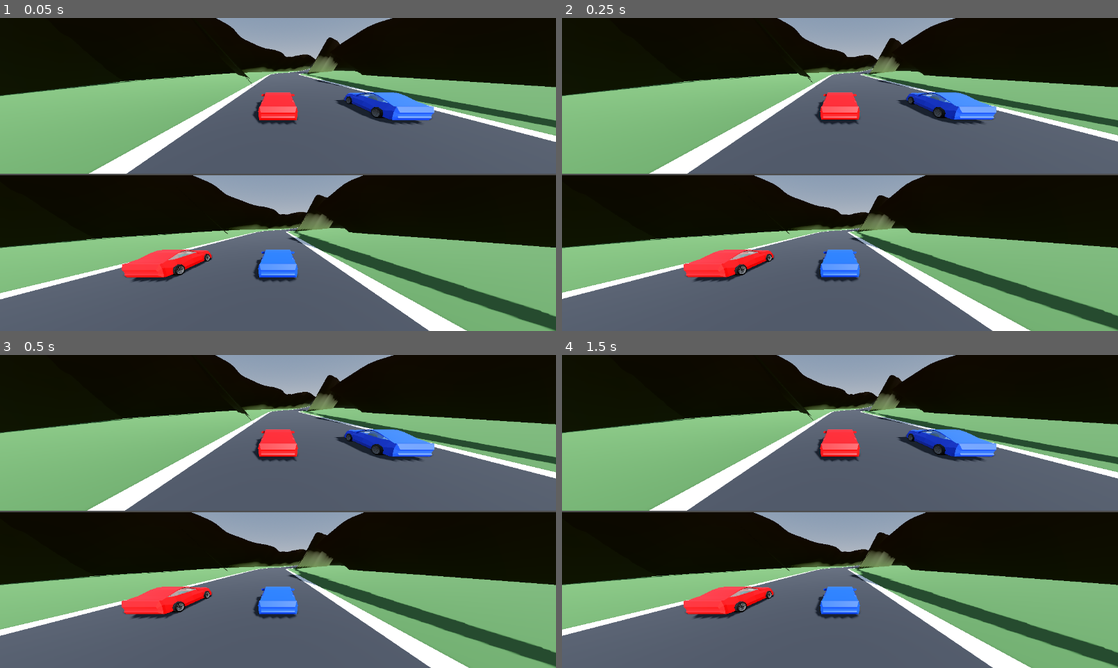
Above: before the commit, frames 1-4 (two rows, left to right).
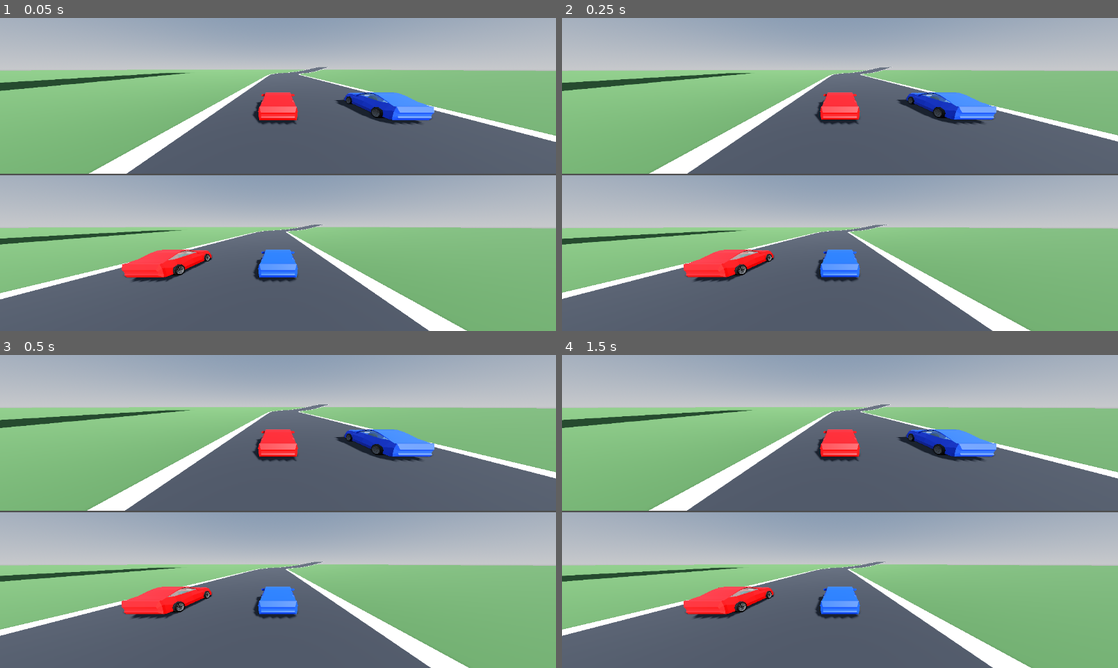
Above: after the commit, the same moments.

Repository: erte-del/2p-racing-game
Game: Godot game, scene res://scenes/main.tscn
Same seed, same stepped clock (60 frames per second), same inputs: the game is played once before the commit and once after it.
Inputs:
- Up to frame 1 (0.05 s): no input
- Up to frame 2 (0.25 s): no input
- Up to frame 3 (0.5 s): no input
- Up to frame 4 (1.5 s): tap Enter at 1.25 s

The runs differ from the first frame. In frame 1, 38% of the frame differs, in the area x 0-100%, y 0-100%; in frame 2, 38%; in frame 3, 38%; in frame 4, 38%.

Commit message:
Remove the mountain ranges, leaving flat ground
The ranges did not work well enough to keep, so the course is now just
the road on flat ground. Their generation, collision, rock material and
tuning are gone, along with the signed-curvature pass in track.gd, which
existed only to stop a range folding through itself on the inside of a
corner.

Nothing keeps a car on the road now. Barriers are a later job.

Co-Authored-By: Claude Opus 5 <noreply@anthropic.com>

Diff:
--- a/scenes/track/track.tscn
+++ b/scenes/track/track.tscn
@@ -12,9 +12,3 @@
 [node name="RoadBody" type="StaticBody3D" parent="."]
 
 [node name="Shape" type="CollisionShape3D" parent="RoadBody"]
-
-[node name="Mountains" type="MeshInstance3D" parent="."]
-
-[node name="MountainBody" type="StaticBody3D" parent="."]
-
-[node name="Shape" type="CollisionShape3D" parent="MountainBody"]
--- a/scripts/track.gd
+++ b/scripts/track.gd
@@ -1,8 +1,8 @@
 class_name Track
 extends Node3D
 
-## Builds the world for one course: the road mesh, its collision, and a
-## mountain range down each side.
+## Builds the world for one course: the road mesh and its collision, laid on
+## flat ground.
 ##
 ## The shape itself comes from TrackLayout, which chains modular pieces. This
 ## node turns that centreline into geometry. Nothing here wraps from the last
@@ -29,36 +29,18 @@
 ## How many seeds to try before giving up on finding a valid course.
 @export var max_attempts := 60
 
-@export_group("Mountains")
-## Flat ground between the kerb and the foot of the range.
-@export var verge := 4.0
-## Horizontal distance from the foot of the range up to the crest.
-@export var ridge_run := 9.0
-## Horizontal distance from the crest down the far side.
-@export var outer_run := 20.0
-@export var min_height := 8.0
-@export var max_height := 30.0
-@export var noise_frequency := 0.011
-## Peaks above this fraction of max_height get a snow cap.
-@export var snow_line := 0.72
-
 @onready var _path: Path3D = $Path3D
 @onready var _road: MeshInstance3D = $Road
 @onready var _road_shape: CollisionShape3D = $RoadBody/Shape
-@onready var _mountains: MeshInstance3D = $Mountains
-@onready var _mountain_shape: CollisionShape3D = $MountainBody/Shape
 
 var _layout: TrackLayout
 ## Cross-sections of the finished road.
 var _points: PackedVector3Array
 var _rights: PackedVector3Array
 var _half_widths: PackedFloat32Array
-## Signed curvature per sample; positive bends right.
-var _curvature: PackedFloat32Array
 
 var _asphalt: StandardMaterial3D
 var _kerb: StandardMaterial3D
-var _rock: StandardMaterial3D
 
 
 func _ready() -> void:
@@ -84,7 +66,7 @@
 	return _half_widths[i]
 
 
-## The pieces this course was built from, for debugging and for the README.
+## The pieces this course was built from, for debugging.
 func piece_summary() -> String:
 	if _layout == null:
 		return "no course"
@@ -130,7 +112,6 @@
 	_adopt(layout)
 	_build_curve()
 	_build_road()
-	_build_mountains(track_seed)
 	regenerated.emit()
 
 
@@ -154,44 +135,6 @@
 		if forward.length_squared() < 0.000001:
 			forward = Vector3.FORWARD
 		_rights.append(forward.normalized().cross(Vector3.UP))
-
-	# Signed curvature, used to decide which side of a corner is the inside.
-	var raw := PackedFloat32Array()
-	for i in count:
-		if i == 0 or i == count - 1:
-			raw.append(0.0)
-			continue
-		var into := _points[i] - _points[i - 1]
-		var out_of := _points[i + 1] - _points[i]
-		into.y = 0.0
-		out_of.y = 0.0
-		if into.length_squared() < 0.000001 or out_of.length_squared() < 0.000001:
-			raw.append(0.0)
-			continue
-		var f0 := into.normalized()
-		var f1 := out_of.normalized()
-		# A right-hand turn rotates the heading towards +right, giving a
-		# negative Y on this cross product, so negate to make right positive.
-		raw.append(signf(-f0.cross(f1).y) * f0.angle_to(f1) / sample_step)
-	_curvature = _smooth(raw, 4, 3)
-
-
-## Moving average that holds its end values instead of wrapping, since the
-## course does not join back to itself.
-func _smooth(values: PackedFloat32Array, passes: int, window: int) -> PackedFloat32Array:
-	var n := values.size()
-	if n < 3:
-		return values
-	var current := values.duplicate()
-	for _pass in passes:
-		var next := current.duplicate()
-		for i in n:
-			var total := 0.0
-			for k in range(-window, window + 1):
-				total += current[clampi(i + k, 0, n - 1)]
-			next[i] = total / float(window * 2 + 1)
-		current = next
-	return current
 
 
 func _build_curve() -> void:
@@ -260,115 +203,6 @@
 		st.add_vertex(corner[0])
 
 
-# --- mountains ---------------------------------------------------------
-
-## A ridge down each side. Each cross-section is a foot on the ground, a crest
-## and an outer foot, so the range reads as terrain rather than as a wall while
-## still being far too steep to drive up.
-func _build_mountains(track_seed: int) -> void:
-	var noise := FastNoiseLite.new()
-	noise.seed = track_seed
-	noise.frequency = noise_frequency
-	noise.fractal_octaves = 3
-
-	var count := _points.size()
-	var st := SurfaceTool.new()
-	st.begin(Mesh.PRIMITIVE_TRIANGLES)
-
-	for side: float in [-1.0, 1.0]:
-		var crests := PackedFloat32Array()
-		var runs := PackedFloat32Array()
-		for i in count:
-			var p := _points[i]
-			# Offset the noise per side so the two ranges differ.
-			var n := noise.get_noise_2d(p.x + side * 500.0, p.z)
-			crests.append(lerpf(min_height, max_height, (n + 1.0) * 0.5))
-			runs.append(ridge_run * lerpf(0.75, 1.45, (noise.get_noise_2d(
-					p.z * 2.0, p.x + side * 250.0) + 1.0) * 0.5))
-		crests = _smooth(crests, 1, 1)
-		runs = _smooth(runs, 1, 1)
-		var scales := _ridge_scales(side, runs)
-
-		# Mirroring the cross-section to the other side reverses the winding,
-		# so one side has to be wound the other way or its faces point into
-		# the mountain and that whole range is invisible.
-		var flip: bool = side < 0.0
-		for i in count - 1:
-			var j := i + 1
-			var a := _ridge_section(i, side, crests[i], runs[i], scales[i])
-			var b := _ridge_section(j, side, crests[j], runs[j], scales[j])
-			# foot -> crest, then crest -> outer foot
-			_ridge_quad(st, a[0], a[1], b[0], b[1], crests[i], crests[j], flip)
-			_ridge_quad(st, a[1], a[2], b[1], b[2], crests[i], crests[j], flip)
-
-	st.generate_normals()
-	var mesh: ArrayMesh = st.commit()
-	_mountains.mesh = mesh
-	_mountains.set_surface_override_material(0, _rock)
-	_mountain_shape.shape = mesh.create_trimesh_shape()
-
-
-## The three points of one mountain cross-section: inner foot, crest, outer
-## foot. The feet sit on the ground plane while the crest is measured from the
-## road, so the range still towers over a section that has climbed.
-func _ridge_section(i: int, side: float, crest: float, run: float, scale: float) -> Array:
-	var p := _points[i]
-	var ground := Vector3(p.x, 0.0, p.z)
-	var r := _rights[i] * side
-	var foot_at := _half_widths[i] + kerb_width + verge
-	var rise := run * scale
-	var fall := outer_run * scale
-	return [
-		ground + r * foot_at,
-		ground + r * (foot_at + rise) + Vector3.UP * (p.y + crest * scale),
-		ground + r * (foot_at + rise + fall),
-	]
-
-
-## How far the range may reach on this side before its offset line folds
-## through itself. Offsetting a curve inwards by more than the local radius of
-## curvature creates a cusp, which threw mountain geometry across the road.
-func _ridge_scales(side: float, runs: PackedFloat32Array) -> PackedFloat32Array:
-	var scales := PackedFloat32Array()
-	for i in _points.size():
-		var foot_at := _half_widths[i] + kerb_width + verge
-		var bend := _curvature[i]
-		var scale := 1.0
-		# side and bend share a sign when this side is the inside of the turn.
-		if side * bend > 0.0 and absf(bend) > 0.0001:
-			var room: float = 0.8 / absf(bend)
-			var natural := foot_at + runs[i] + outer_run
-			if room < natural:
-				scale = maxf(room / natural, 0.3)
-		scales.append(scale)
-	# Smooth it, or neighbouring sections shrink by very different amounts and
-	# the range breaks up into thin slivers.
-	return _smooth(scales, 3, 2)
-
-
-func _ridge_quad(
-	st: SurfaceTool, a0: Vector3, a1: Vector3, b0: Vector3, b1: Vector3,
-	crest_a: float, crest_b: float, flip: bool
-) -> void:
-	var corners := [[a0, crest_a], [a1, crest_a], [b1, crest_b],
-			[a0, crest_a], [b1, crest_b], [b0, crest_b]]
-	if flip:
-		corners = [[a0, crest_a], [b1, crest_b], [a1, crest_a],
-				[a0, crest_a], [b0, crest_b], [b1, crest_b]]
-	for corner in corners:
-		var point: Vector3 = corner[0]
-		st.set_color(_rock_colour(point.y, corner[1]))
-		st.add_vertex(point)
-
-
-## Grass at the foot, rock up the slope, snow on the highest crests.
-func _rock_colour(height: float, crest: float) -> Color:
-	var up := clampf(height / maxf(crest, 0.001), 0.0, 1.0)
-	var colour := Color(0.30, 0.40, 0.24).lerp(Color(0.36, 0.34, 0.32), smoothstep(0.05, 0.55, up))
-	var snow := smoothstep(snow_line, 1.0, crest / max_height) * smoothstep(0.72, 0.98, up)
-	return colour.lerp(Color(0.93, 0.94, 0.96), snow)
-
-
 # --- materials ---------------------------------------------------------
 
 func _build_materials() -> void:
@@ -379,7 +213,3 @@
 	_kerb = StandardMaterial3D.new()
 	_kerb.albedo_color = Color(0.85, 0.85, 0.87)
 	_kerb.roughness = 0.8
-
-	_rock = StandardMaterial3D.new()
-	_rock.vertex_color_use_as_albedo = true
-	_rock.roughness = 0.95
Not shown, changed: README.md
